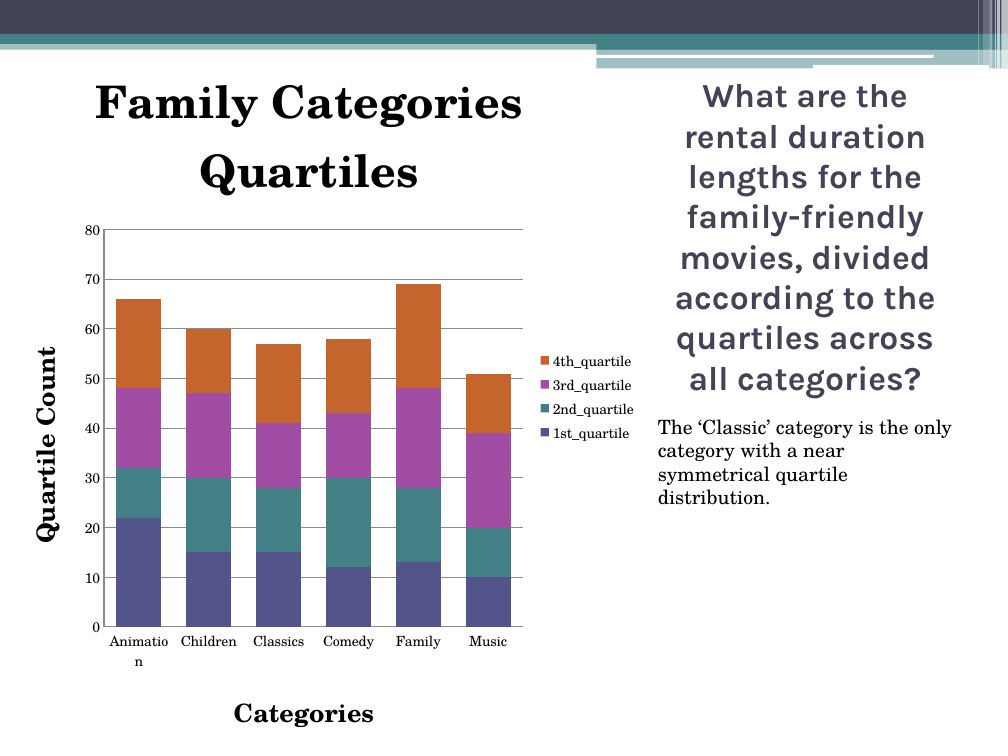
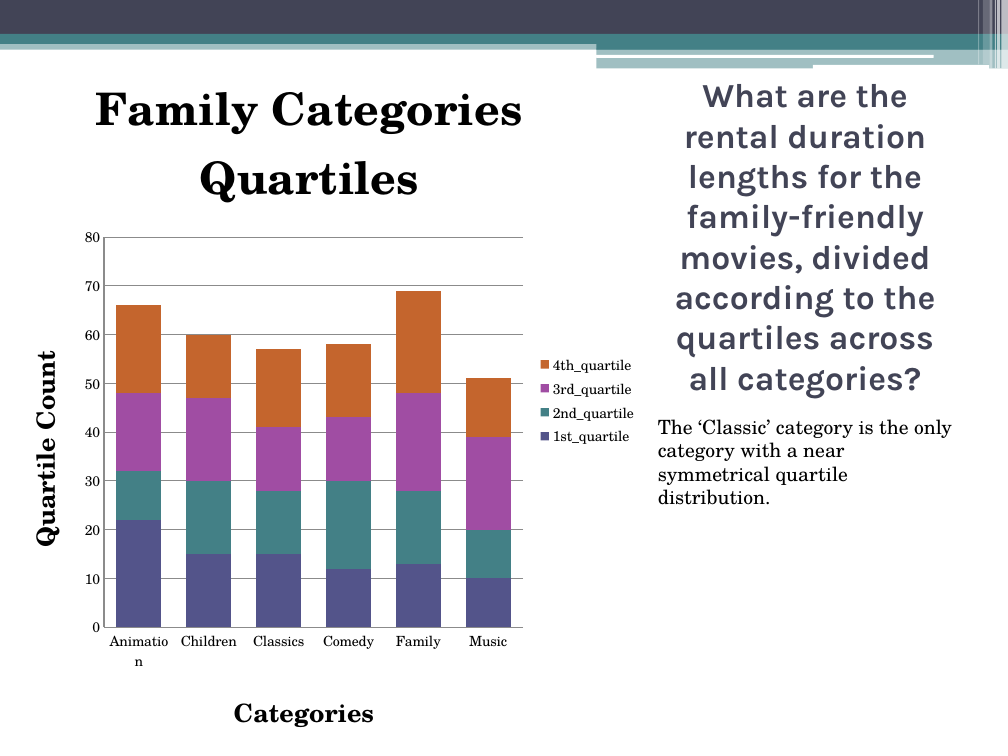
Before and after one commit to RaeezAhmedMoosa/udacity-p4ds-moviesDB, a slide deck: slide 3 of slideshow/movies-db-slideshow.pptx. Drawn at 1008x756 pixels with LibreOffice and Linux fonts; fonts in the diff are those of the drawing. Boxes give left, top, right and bottom in pixels: in the first picture for what was removed or moved away, otherwise in the second. Text is boxed around its words. In the diff, an @@ line names an element or a change of style, - is before the commit and + after.

```diff
--- a/slideshow/movies-db-slideshow.pptx
+++ b/slideshow/movies-db-slideshow.pptx
@@ column stacked chart: place and size @@
-column stacked chart at (0, 36, 647, 756)
+column stacked chart at (0, 44, 647, 756)
```
Also in this commit, not shown: 1 slide added.
